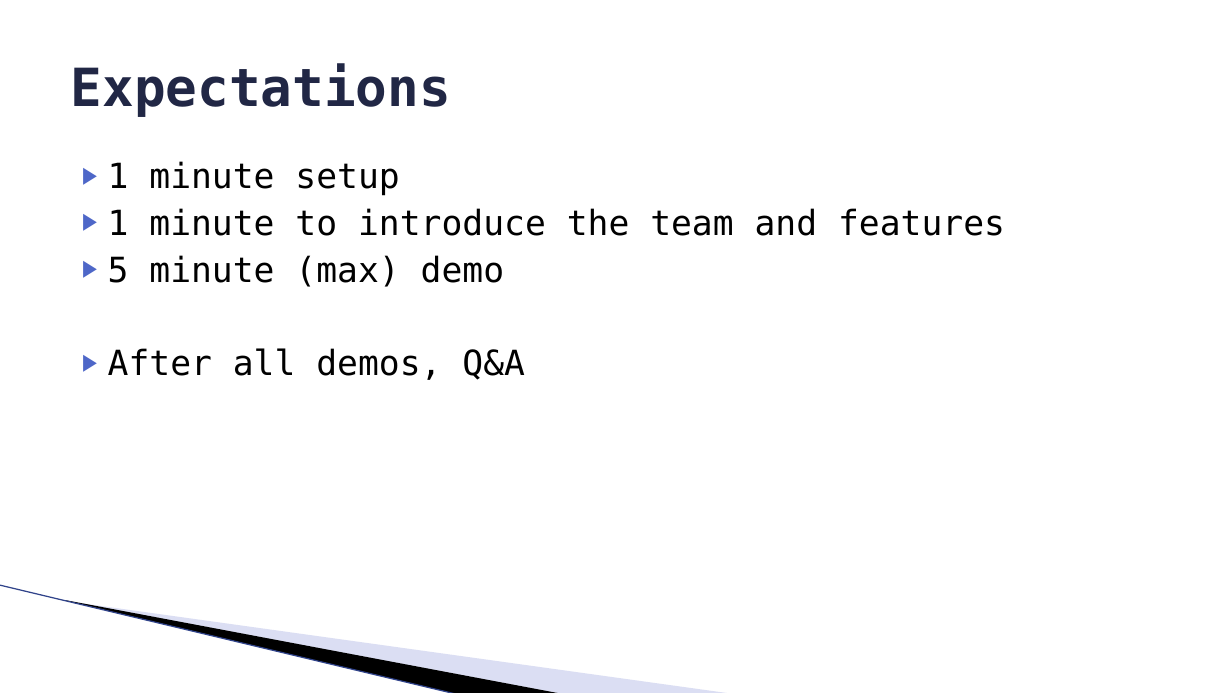
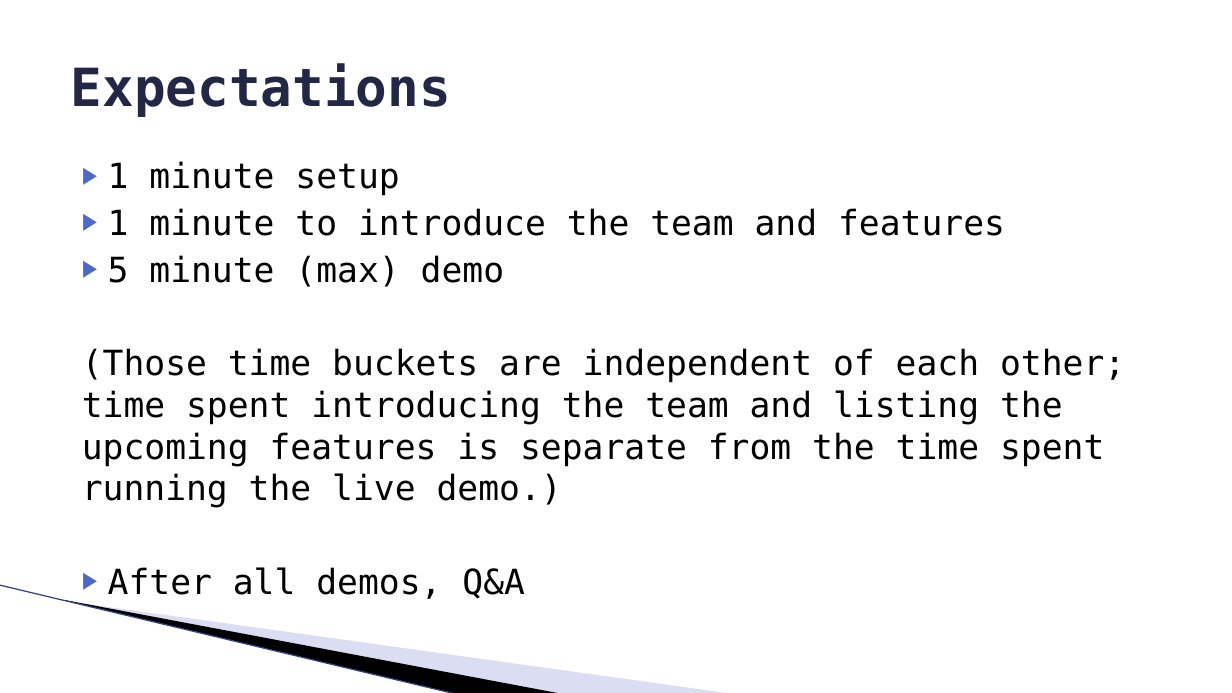
Before and after one commit to ProfessorKirby/cse3902web, a slide deck: slide 2 of Slides/Demo_Prep.pptx. Drawn at 1232x693 pixels with LibreOffice and Linux fonts; fonts in the diff are those of the drawing; background and template pictures are left out. Boxes give left, top, right and bottom in pixels: in the first picture for what was removed or moved away, otherwise in the second. Text is boxed around its words. In the diff, an @@ line names an element or a change of style, - is before the commit and + after.

Commit message:
SP 25 calendar and touch up.  Demo Prep

```diff
--- a/Slides/Demo_Prep.pptx
+++ b/Slides/Demo_Prep.pptx
@@ text at bbox=[82, 348, 1125, 508]: paragraph added @@
+(Those time buckets are independent of each other; time spent introducing the team and listing the upcoming features is separate from the time spent running the live demo.)
```
Also in this commit, not shown: 2 other slides changed, 1 slide added, 1 other file.
